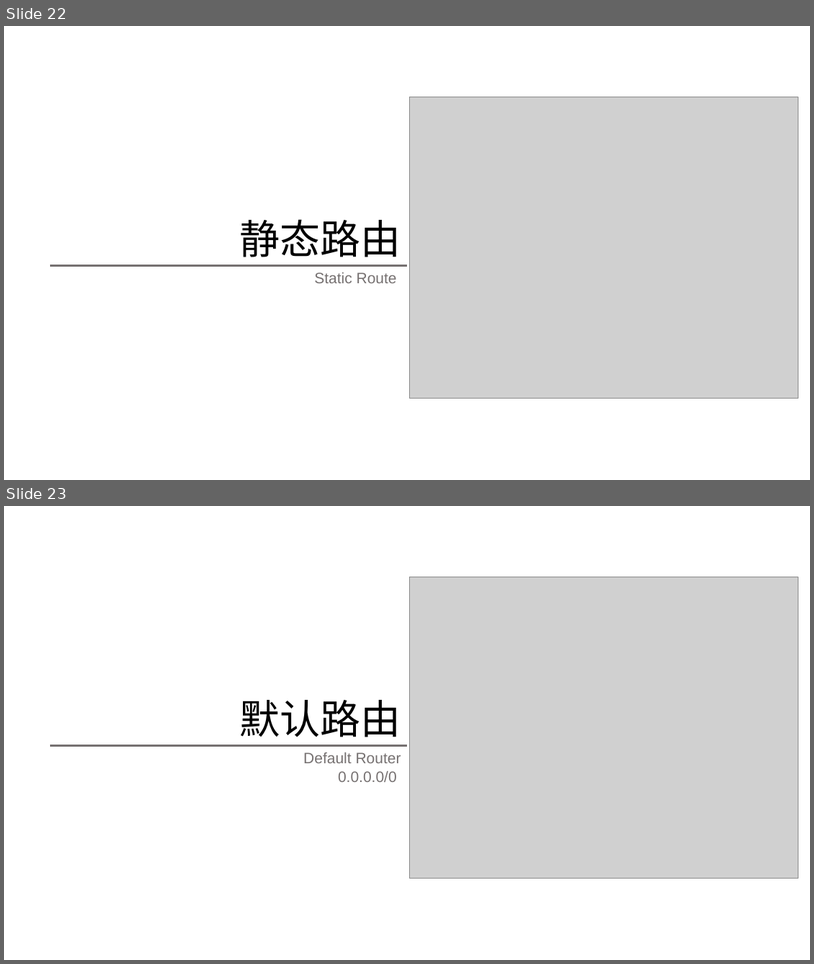
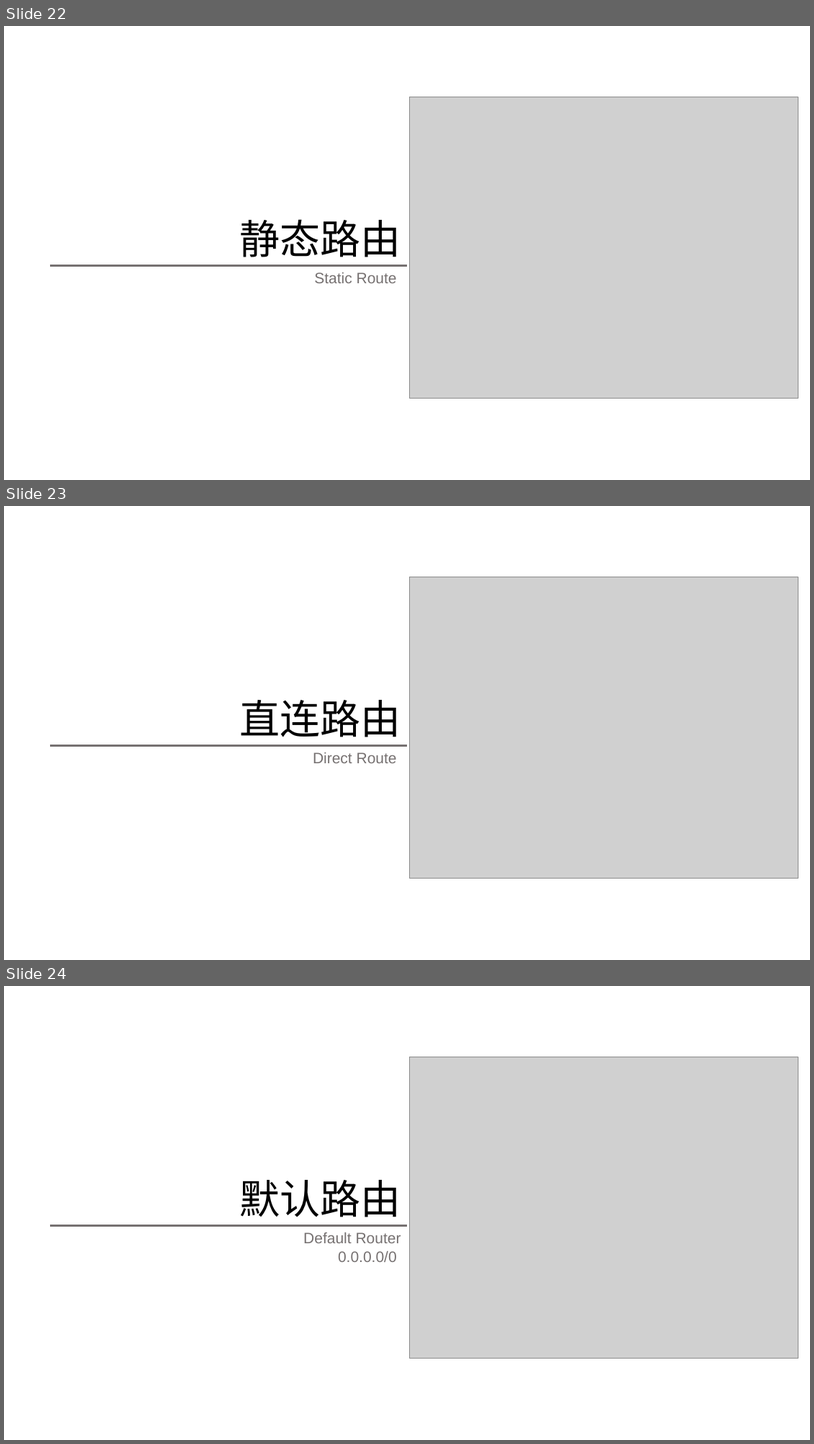
Before and after one commit to glplaman/glplaman.github.io, a slide deck: network/ppt/network layer 2.pptx. Shown one above the other, each under a label of ours: slides 22 and 23 before the commit, slides 22, 23 and 24 after it. The pictures are 814x964 and 814x1444 pixels, drawn with LibreOffice and Linux fonts; fonts in the diff are those of the drawing; grey boxes stand for pictures. Boxes give left, top, right and bottom in pixels: in the first picture for what was removed or moved away, otherwise in the second. Text is boxed around its words. In the diff, an @@ line names an element or a change of style, - is before the commit and + after.

```diff
--- a/network/ppt/network layer 2.pptx
+++ b/network/ppt/network layer 2.pptx
@@ slide 23 added at (x1=4, y1=506, x2=810, y2=960), background #FFFFFF; not listed: 1 template element that a slide beside it also shows @@
@@ picture added at (x1=410, y1=577, x2=799, y2=878) @@
@@ title added at (x1=240, y1=700, x2=401, y2=737), 48 pt, text #000000 @@
+直连路由
@@ text added at (x1=313, y1=752, x2=397, y2=763), 18 pt, text #767171 @@
+Direct Route
@@ what was slide 23 is now slide 24 @@
```
Also in this commit, not shown: 7 other files.
